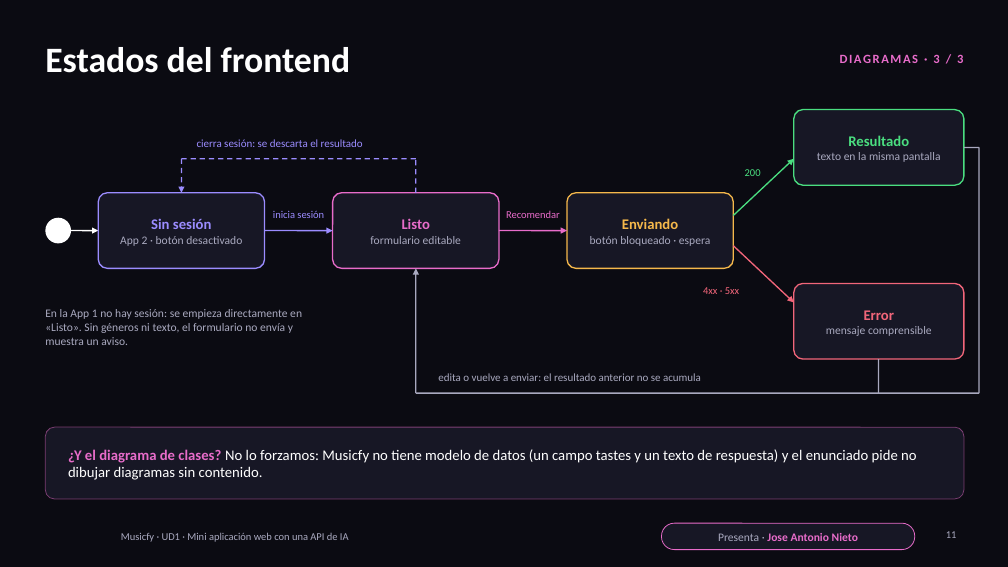
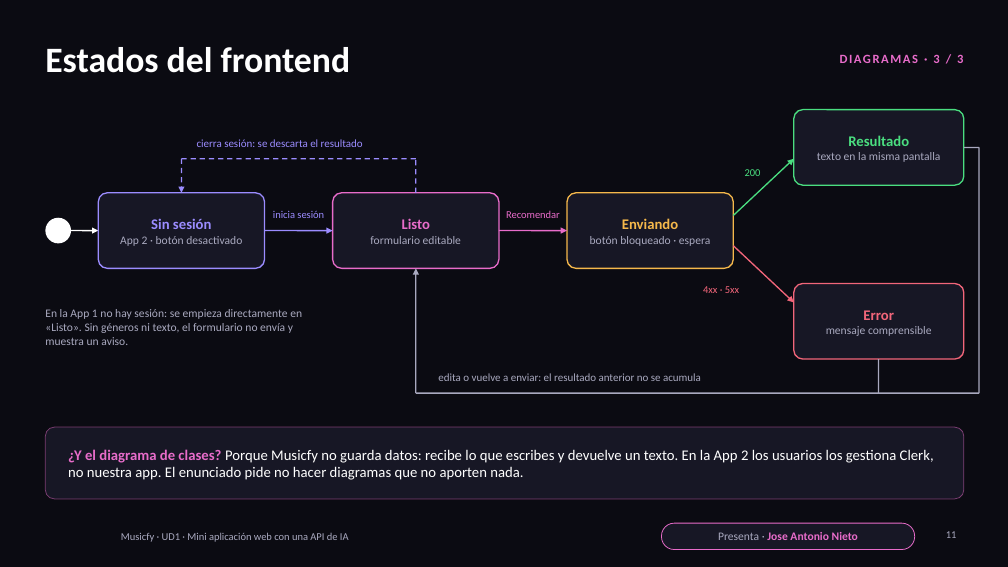
Before and after one commit to N13T4C0/ProyectoWebIA, a slide deck: slide 11 of presentacion/Musicfy-Presentacion.pptx. Drawn at 1008x567 pixels with LibreOffice and Linux fonts; fonts in the diff are those of the drawing; background and template pictures are left out. Boxes give left, top, right and bottom in pixels: in the first picture for what was removed or moved away, otherwise in the second. Text is boxed around its words. In the diff, an @@ line names an element or a change of style, - is before the commit and + after.

```diff
--- a/presentacion/Musicfy-Presentacion.pptx
+++ b/presentacion/Musicfy-Presentacion.pptx
@@ text at <box>68,449,934,480</box>: text changed @@
-¿Y el diagrama de clases? No lo forzamos: Musicfy no tiene modelo de datos (un campo tastes y un texto de respuesta) y el enunciado pide no dibujar diagramas sin contenido.
+¿Y el diagrama de clases? Porque Musicfy no guarda datos: recibe lo que escribes y devuelve un texto. En la App 2 los usuarios los gestiona Clerk, no nuestra app. El enunciado pide no hacer diagramas que no aporten nada.
```
Also in this commit, not shown: 11 other slides changed.
